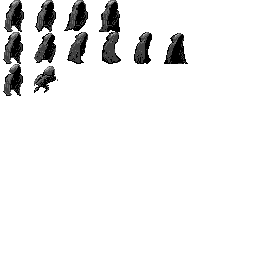
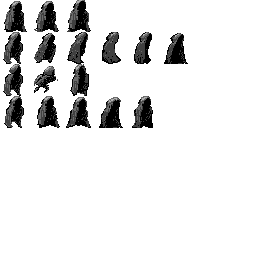
Two versions of the same layered image (256x256). Layer-by-layer changes:
added layer "Idle" above "Cloak" over [4, 0, 91, 32]
painted on "Cloak" over [4, 0, 153, 128]
